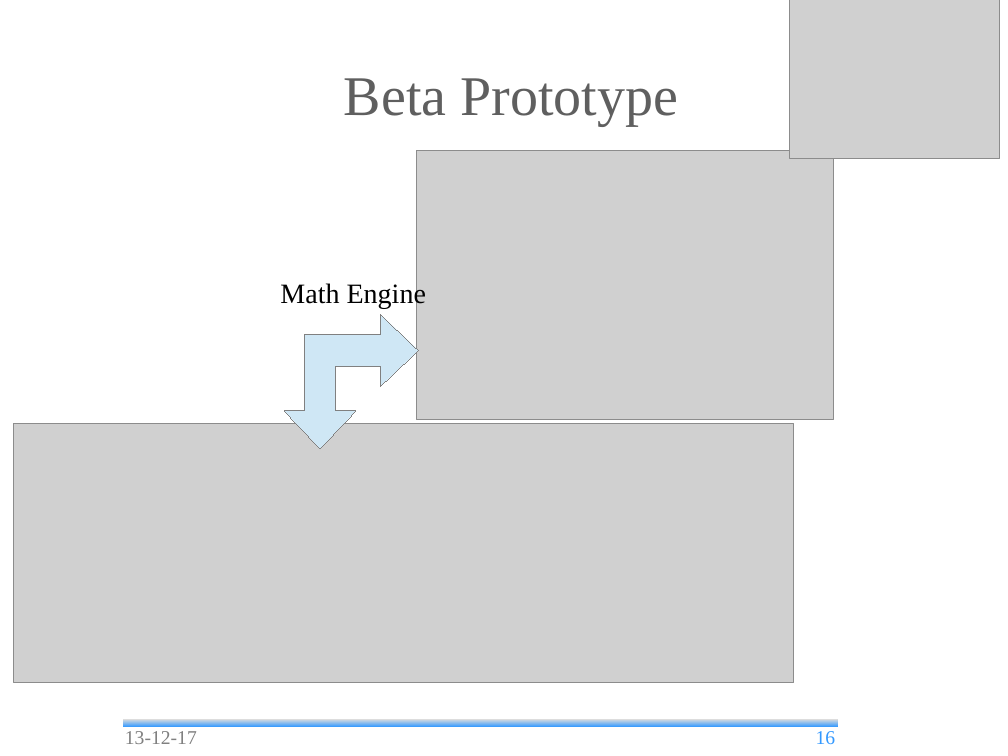
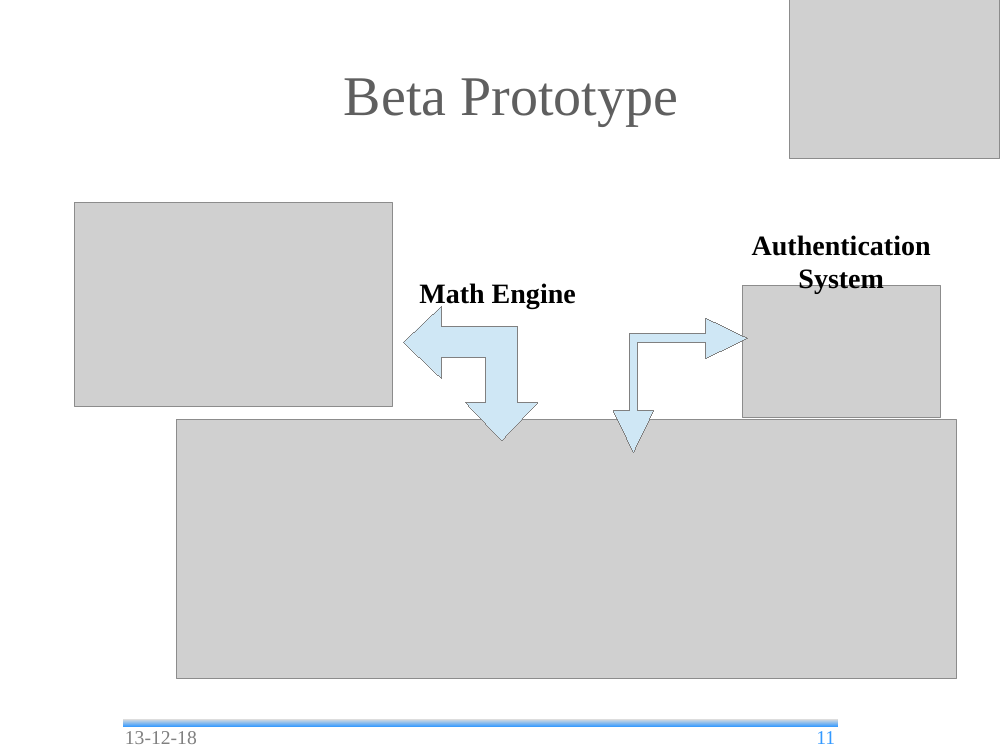
Before and after one commit to andrea-bottoli/DSD, a slide deck: slide 11 of Documentation/Presentations/Beta_Prototype.odp (slide 16 before the commit). Drawn at 1008x756 pixels with LibreOffice and Linux fonts; fonts in the diff are those of the drawing; grey boxes stand for pictures; background and template pictures are left out. Boxes give left, top, right and bottom in pixels: in the first picture for what was removed or moved away, otherwise in the second. Text is boxed around its words. In the diff, an @@ line names an element or a change of style, - is before the commit and + after.

Commit message:
beta presentation

```diff
--- a/Documentation/Presentations/Beta_Prototype.odp
+++ b/Documentation/Presentations/Beta_Prototype.odp
@@ picture: place and size @@
-picture at [416,151,834,419]
+picture at [75,203,392,407]
@@ text added at [752,235,931,294], 20 pt, text #000000, bold @@
+Authentication System
@@ text "Math Engine": place and size @@
-text "Math Engine" at [280,281,426,308]
+text "Math Engine" at [419,283,576,308]
@@ text "Math Engine" at [419,283,576,308]: bold on @@
@@ picture added at [742,285,940,417] @@
@@ freeform shape: place and size @@
-freeform shape at [284,314,418,449]
+freeform shape at [403,306,537,440]
@@ freeform shape added at [613,319,747,453], fill #CFE7F5, outline #808080 0 pt @@
@@ picture: place and size @@
-picture at [14,423,794,682]
+picture at [176,419,957,678]
@@ text at [125,731,197,744]: text changed @@
-13-12-17
+13-12-18
@@ page number at [816,731,835,744]: text changed @@
-16
+11
```
Also in this commit, not shown: 13 other slides changed, 11 slides added, 6 slides removed, 1 other file.
